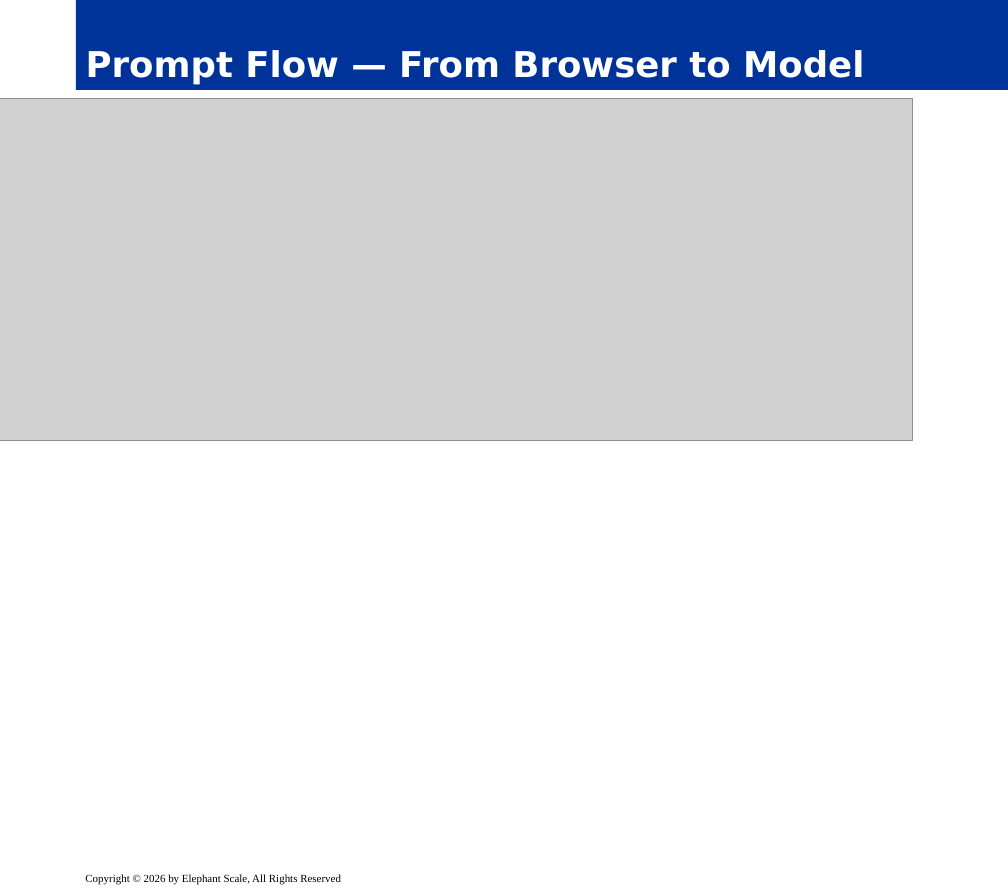
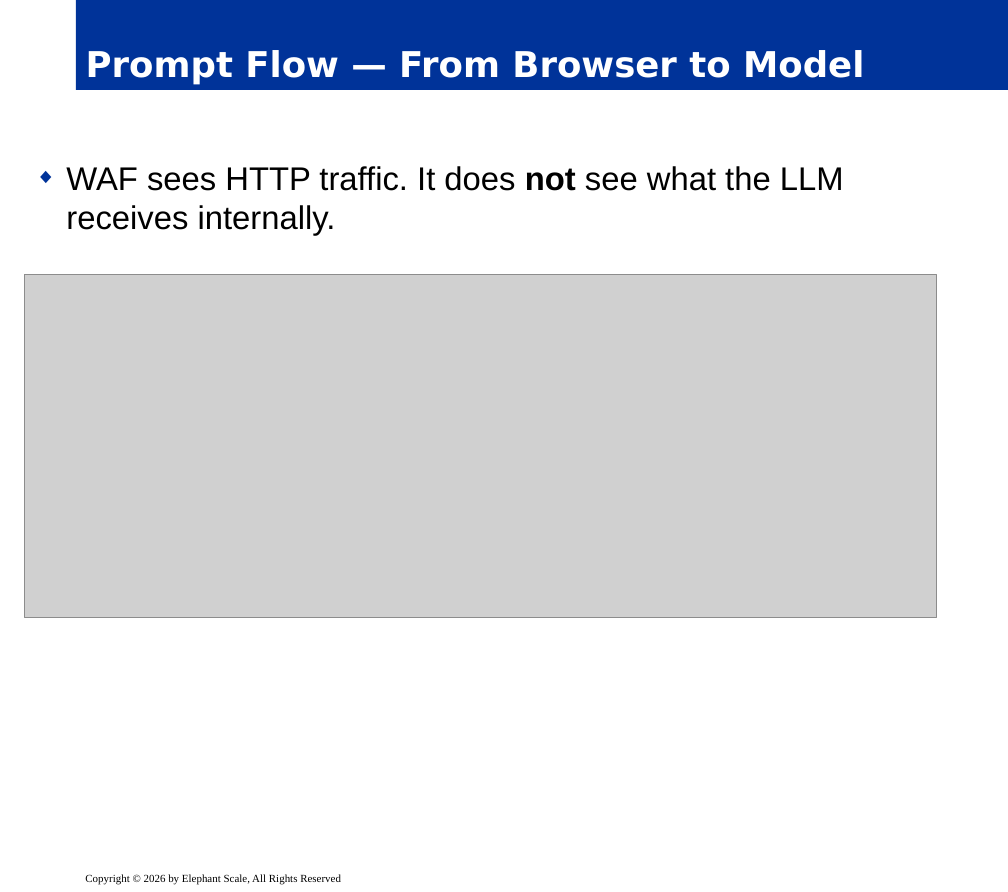
Before and after one commit to elephantscale/AI-Security-for-Security-Teams, a slide deck: slide 9 of slides/release/02__module1.pptx. Drawn at 1008x892 pixels with LibreOffice and Linux fonts; fonts in the diff are those of the drawing; grey boxes stand for pictures; background and template pictures are left out. Boxes give left, top, right and bottom in pixels: in the first picture for what was removed or moved away, otherwise in the second. Text is boxed around its words. In the diff, an @@ line names an element or a change of style, - is before the commit and + after.

```diff
--- a/slides/release/02__module1.pptx
+++ b/slides/release/02__module1.pptx
@@ text "WAF sees HTTP traffic. It ..." rewrapped from <box>26,107,983,842</box> to <box>66,166,844,236</box> @@
@@ picture: place and size @@
-picture at <box>0,98,913,442</box>
+picture at <box>25,274,937,618</box>
```
Also in this commit, not shown: 9 other slides changed.
